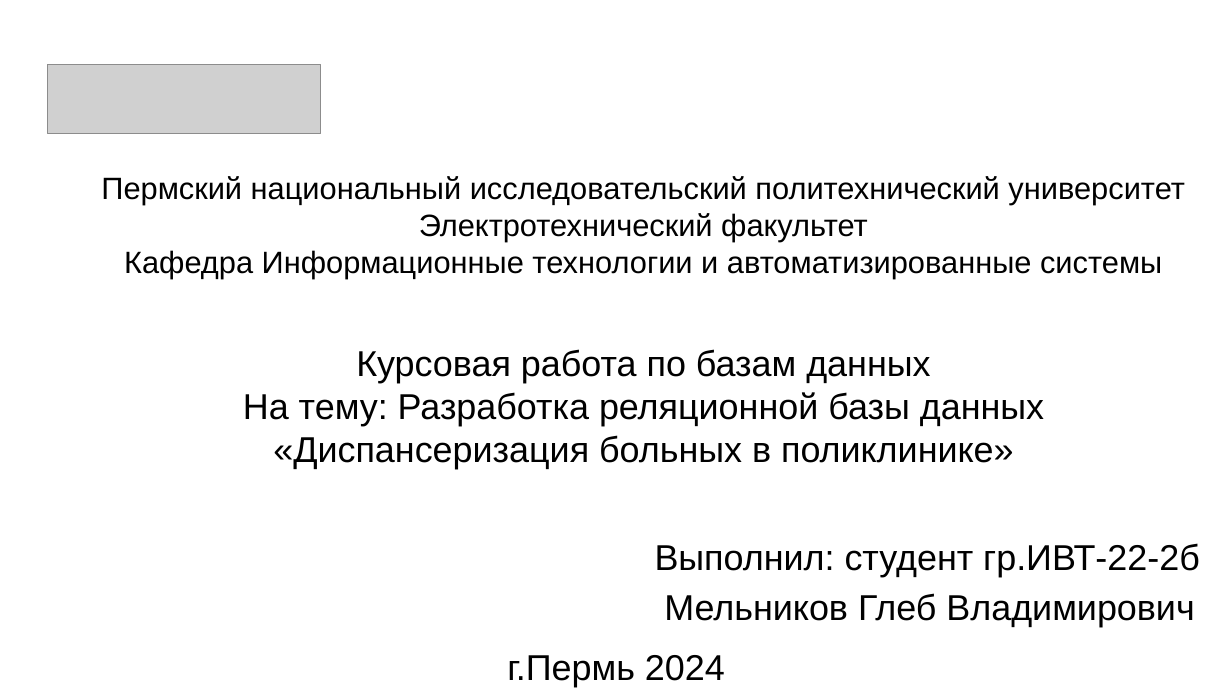
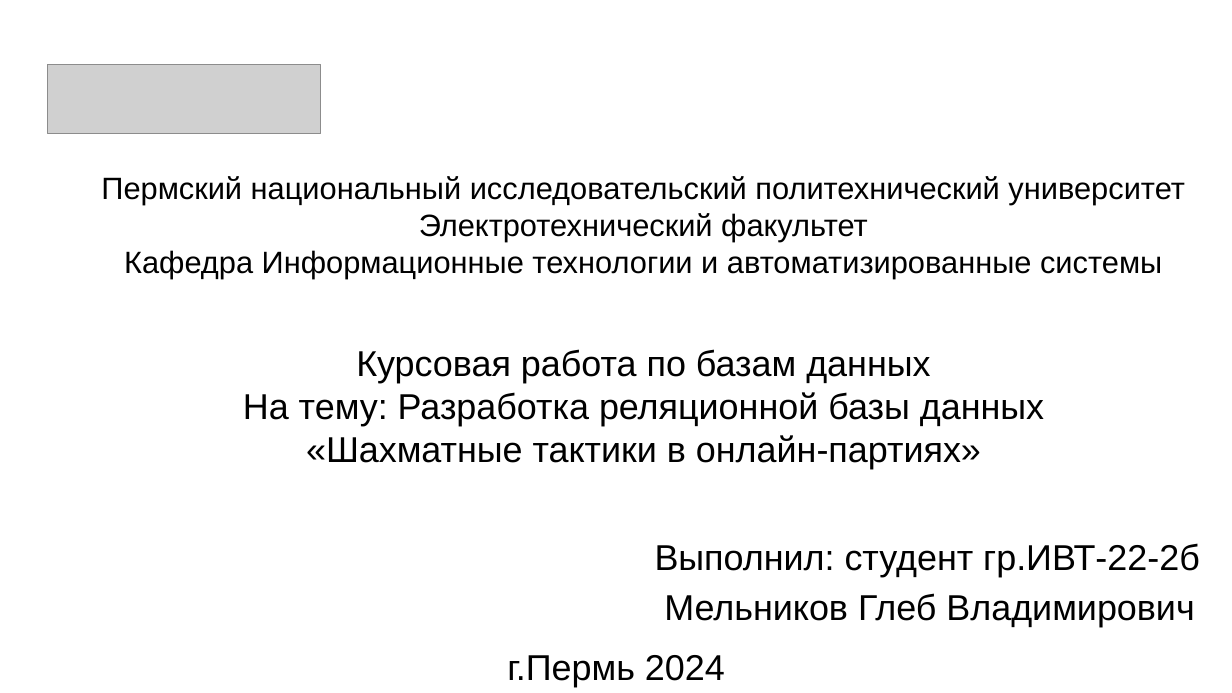
Before and after one commit to Gmel2004/DataBasesLabWorks, a slide deck: slide 1 of ChessDataBase/Reports/Презентация.pptx. Drawn at 1232x693 pixels with LibreOffice and Linux fonts; fonts in the diff are those of the drawing; grey boxes stand for pictures; background and template pictures are left out. Boxes give left, top, right and bottom in pixels: in the first picture for what was removed or moved away, otherwise in the second. Text is boxed around its words. In the diff, an @@ line names an element or a change of style, - is before the commit and + after.

```diff
--- a/ChessDataBase/Reports/Презентация.pptx
+++ b/ChessDataBase/Reports/Презентация.pptx
@@ title at bbox=[243, 349, 1044, 469]: text changed @@
-Курсовая работа по базам данных
-На тему: Разработка реляционной базы данных «Диспансеризация больных в поликлинике»
+Курсовая работа по базам данных
+На тему: Разработка реляционной базы данных «Шахматные тактики в онлайн-партиях»
```
Also in this commit, not shown: 2 other slides changed, 4 other files.
